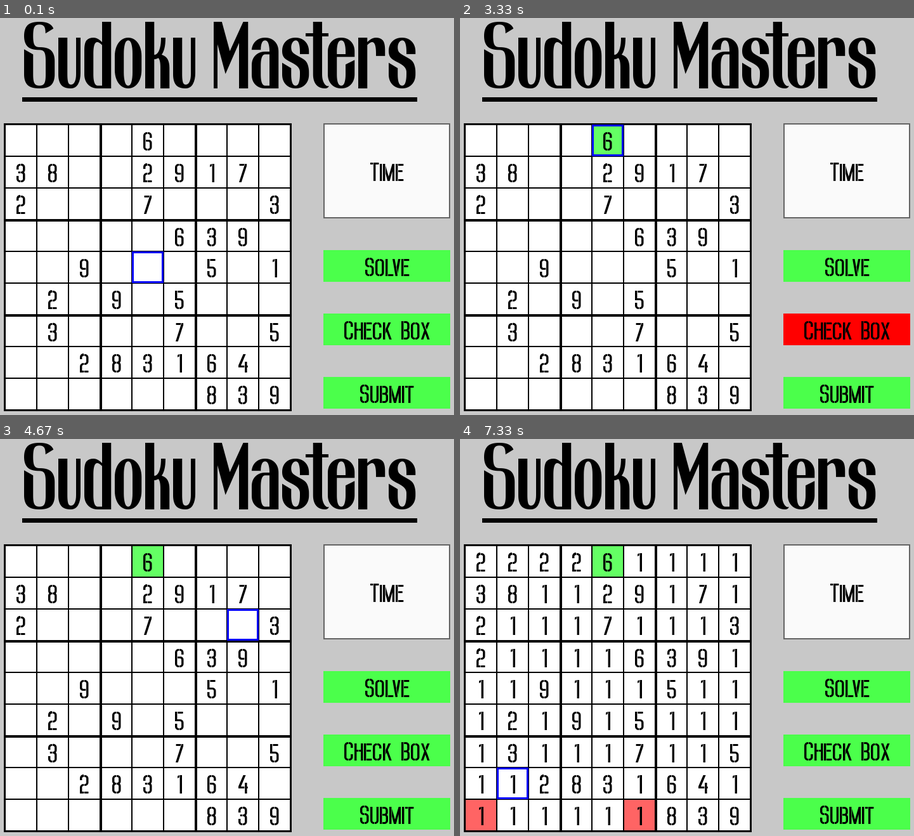
Above: before the commit, frames 1-4 (two rows, left to right).
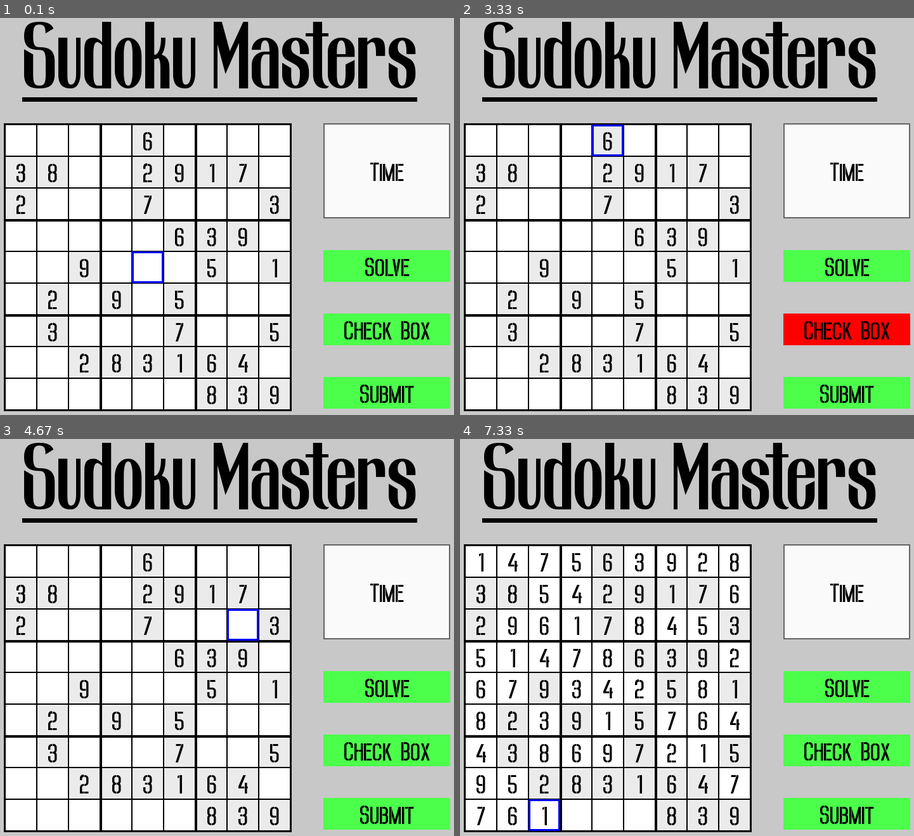
Above: after the commit, the same moments.

Repository: aditya-sahai/Sudoku-Game
Game: pygame game, started from GameWindow.py
Same seed, same stepped clock (60 frames per second), same inputs: the game is played once before the commit and once after it.
Inputs (mouse positions are in pixels of both pictures, inside the frame that each line leads up to):
- Up to frame 1 (0.1 s): no input
- Up to frame 2 (3.33 s): click (687, 220) at 0.38 s; click (687, 248) at 0.72 s; click (528, 152) at 1.05 s; click (873, 379) at 1.38 s; click (696, 73) at 1.72 s; click (664, 335) at 2.05 s; click (668, 145) at 2.38 s; click (614, 129) at 2.72 s; click (864, 339) at 3.05 s
- Up to frame 3 (4.67 s): click (381, 633) at 3.38 s; click (68, 585) at 3.72 s; click (77, 558) at 4.05 s; click (249, 625) at 4.38 s
- Up to frame 4 (7.33 s): click (537, 613) at 4.72 s; click (823, 689) at 5.05 s; click (532, 808) at 5.38 s; tap 3 at 5.67 s; click (841, 748) at 6.55 s; click (777, 788) at 6.88 s; click (505, 796) at 7.22 s

The runs differ from the first frame. In frame 2, 0.4% of the frame differs, in the area x 29-36%, y 27-35%; in frame 3, 0.5%; in frame 4, 4.1%, in the area x 1-62%, y 26-99%.

Commit message:
Small Change In Color Of Boxes In Sudoku

Diff:
--- a/GameWindow.py
+++ b/GameWindow.py
@@ -48,12 +48,18 @@
                     x += self.settings.BOX_LINES_THICKNESS
                     width -= self.settings.BOX_LINES_THICKNESS
 
+                if self.SudokuGenerator.grid[row_num][col_num] == 0:
+                    bg_color = self.settings.CHANGABLE_BOX_BG_COLOR
+
+                else:
+                    bg_color = self.settings.UNCHANGABLE_BOX_BG_COLOR
+
                 self.SudokuGenerator.grid[row_num][col_num] = {
                     "value": self.SudokuGenerator.grid[row_num][col_num],
                     "can-change": self.SudokuGenerator.grid[row_num][col_num] == 0,
                     "rect": pygame.Rect(x, y, width, height),
                     "border-color": (0, 0, 0),
-                    "bg-color": (255, 255, 255),
+                    "bg-color": bg_color,
                 }
 
     def make_sudoku_mouse_responsive(self):
@@ -216,7 +222,7 @@
             row, col = empty_pos
 
         for num in range(1, 10):
-            if self.Solver.check_num(num, empty_pos):
+            if not self.Solver.check_num(num, empty_pos):
                 self.SudokuGenerator.grid[row][col]["value"] = num
                 self.selected_row = row
                 self.selected_col = col
@@ -270,7 +276,11 @@
 
         for row_num, row in enumerate(self.SudokuGenerator.grid):
             for col_num, num_dict in enumerate(row):
-                self.SudokuGenerator.grid[row_num][col_num]["bg-color"] = (255, 255, 255)
+                if num_dict["can-change"]:
+                    self.SudokuGenerator.grid[row_num][col_num]["bg-color"] = self.settings.CHANGABLE_BOX_BG_COLOR
+
+                else:
+                    self.SudokuGenerator.grid[row_num][col_num]["bg-color"] = self.settings.UNCHANGABLE_BOX_BG_COLOR
 
     def main(self):
         """Main loop of the lobby window."""
@@ -296,7 +306,7 @@
                 self.is_solved = True
                 self.is_solving = False
 
-            if check_box_mouse_status["is-pressed"]:
+            if check_box_mouse_status["is-pressed"] and self.SudokuGenerator.grid[self.selected_row][self.selected_col]["can-change"] and self.SudokuGenerator.grid[self.selected_row][self.selected_col]["value"] != 0:
                 same_num_pos = self.check_num(
                     self.SudokuGenerator.grid[self.selected_row][self.selected_col]["value"],
                     (self.selected_row, self.selected_col)
@@ -306,7 +316,6 @@
                     self.SudokuGenerator.grid[same_num_pos[0]][same_num_pos[1]]["bg-color"] = (255, 100, 100)
                     self.SudokuGenerator.grid[self.selected_row][self.selected_col]["bg-color"] = (255, 100, 100)
 
-
                 else:
                     self.SudokuGenerator.grid[self.selected_row][self.selected_col]["bg-color"] = (100, 255, 100)
 
--- a/PygameConfig.py
+++ b/PygameConfig.py
@@ -89,6 +89,9 @@
 
         self.BUTTON_FONT = pygame.font.Font("Fonts/Howkins.ttf", 50)
 
+        self.CHANGABLE_BOX_BG_COLOR = (255, 255, 255)
+        self.UNCHANGABLE_BOX_BG_COLOR = (235, 235, 235)
+
     def write_center_text(self, text, rect, color, font):
         """Writes the given text at the center of the given rect"""
 
